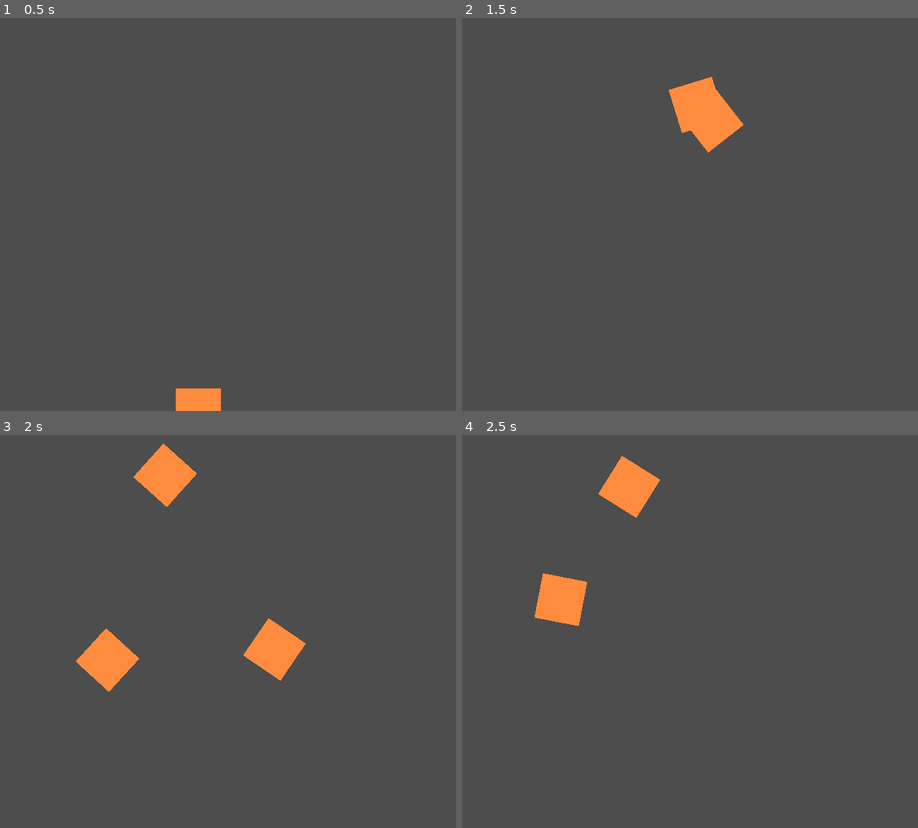
Above: before the commit, frames 1-4 (two rows, left to right).
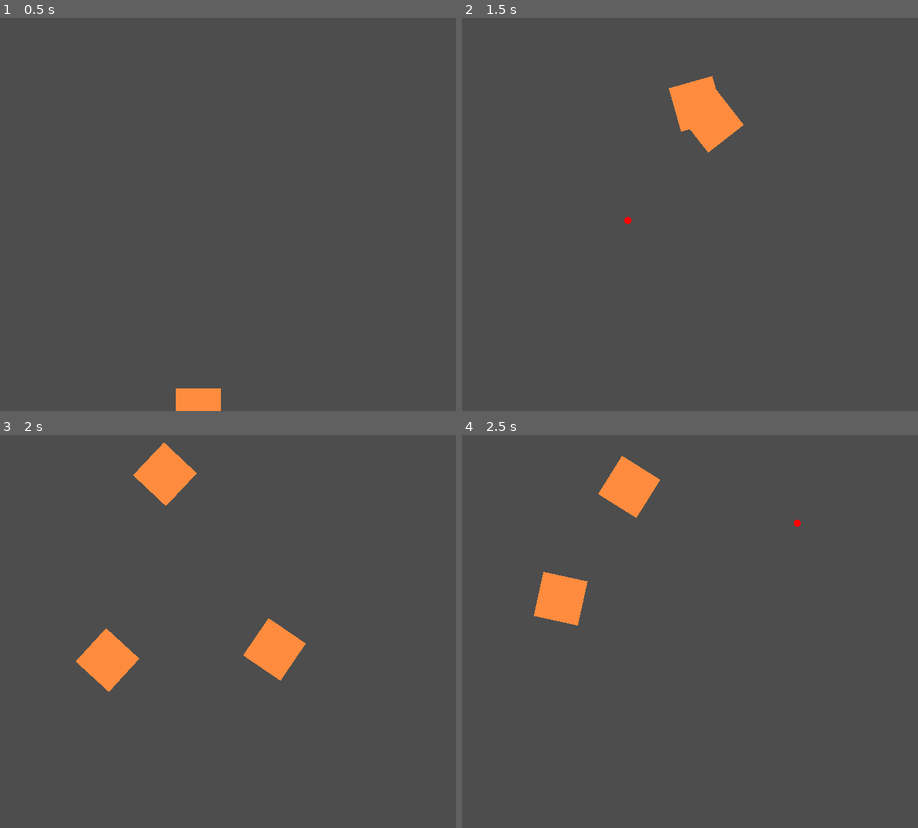
Above: after the commit, the same moments.

Repository: leafcabral/leafs-arcade
Game: Godot game, scene res://main/game_root.tscn
Same seed, same stepped clock (60 frames per second), same inputs: the game is played once before the commit and once after it.
Inputs (mouse positions are in pixels of both pictures, inside the frame that each line leads up to):
- Up to frame 1 (0.5 s): no input
- Up to frame 2 (1.5 s): move the mouse to (863, 179) at 0.52 s; press the mouse at (863, 179) at 0.53 s; move the mouse to (626, 222) at 1.27 s; release the mouse at (626, 222) at 1.28 s; click (626, 222) at 1.35 s
- Up to frame 3 (2 s): no input
- Up to frame 4 (2.5 s): move the mouse to (799, 521) at 2.02 s; press the mouse at (799, 521) at 2.03 s

Frame 1 is identical in both runs. In frame 2, less than 0.1% of the frame differs, in the area x 35-56%, y 14-53%; in frame 3, less than 0.1%; in frame 4, less than 0.1%, in the area x 15-75%, y 21-49%.

Commit message:
feat(fruit_ninja): Added collision to MouseTrailComponent
Created create_collision_shapes(...) function inside MouseTrailComponent that will create a SegmentShape2D between the points in the head of the trail

MouseTrailCollision will create multiple SegementShape2D for each node that inherits from CollisionObject2D as a child from the component

Diff:
--- a/4-fruit-ninja/common/components/mouse_trail_component.gd
+++ b/4-fruit-ninja/common/components/mouse_trail_component.gd
@@ -8,6 +8,8 @@
 @export_range(1, 20, 0.1) var speed_factor := 8.0
 @export_range(1, 1000, 0.1) var minimum_speed := 100.0
 @export_range(0, 1, 0.01, "or_greater", "suffix:s") var start_delay := 0.15
+@export_group("Collision", "collision_")
+@export_range(0, 100, 1) var collision_points_enabled := 5
 @export_group("Show points")
 @export_custom(PROPERTY_HINT_GROUP_ENABLE, "") var show_points := false
 @export var point_color := Color.RED
@@ -15,6 +17,8 @@
 
 
 var time_since_trail_start := 0.0
+
+@onready var collision_objects_2d := find_children("*", "CollisionObject2D", false)
 
 
 func _process(delta: float) -> void:
@@ -32,6 +36,9 @@
 		remove_trail_points(delta)
 	else:
 		time_since_trail_start += delta
+
+	if collision_objects_2d:
+		create_collision_shapes()
 
 
 func _draw() -> void:
@@ -92,3 +99,21 @@
 		total_trail_length += points[i].distance_to(points[i + 1])
 
 	return maxf(total_trail_length * speed_factor, minimum_speed)
+
+
+func create_collision_shapes() -> void:
+	for i in collision_objects_2d:
+		for j in i.get_children():
+			j.queue_free()
+
+	if points and collision_objects_2d:
+		var num_points_for_collision: int = min(get_point_count(), collision_points_enabled)
+		for i in num_points_for_collision - 1:
+			var segment := SegmentShape2D.new()
+			segment.a = points[i]
+			segment.b = points[i + 1]
+			var collision_shape := CollisionShape2D.new()
+			collision_shape.shape = segment
+
+			for j in collision_objects_2d:
+				j.add_child(collision_shape)
--- a/4-fruit-ninja/entities/player/player.tscn
+++ b/4-fruit-ninja/entities/player/player.tscn
@@ -7,3 +7,7 @@
 script = ExtResource("1_symyc")
 
 [node name="MouseTrailComponent" parent="." instance=ExtResource("2_abrql")]
+show_points = true
+
+[node name="StaticBody2D" type="StaticBody2D" parent="MouseTrailComponent"]
+collision_mask = 2
